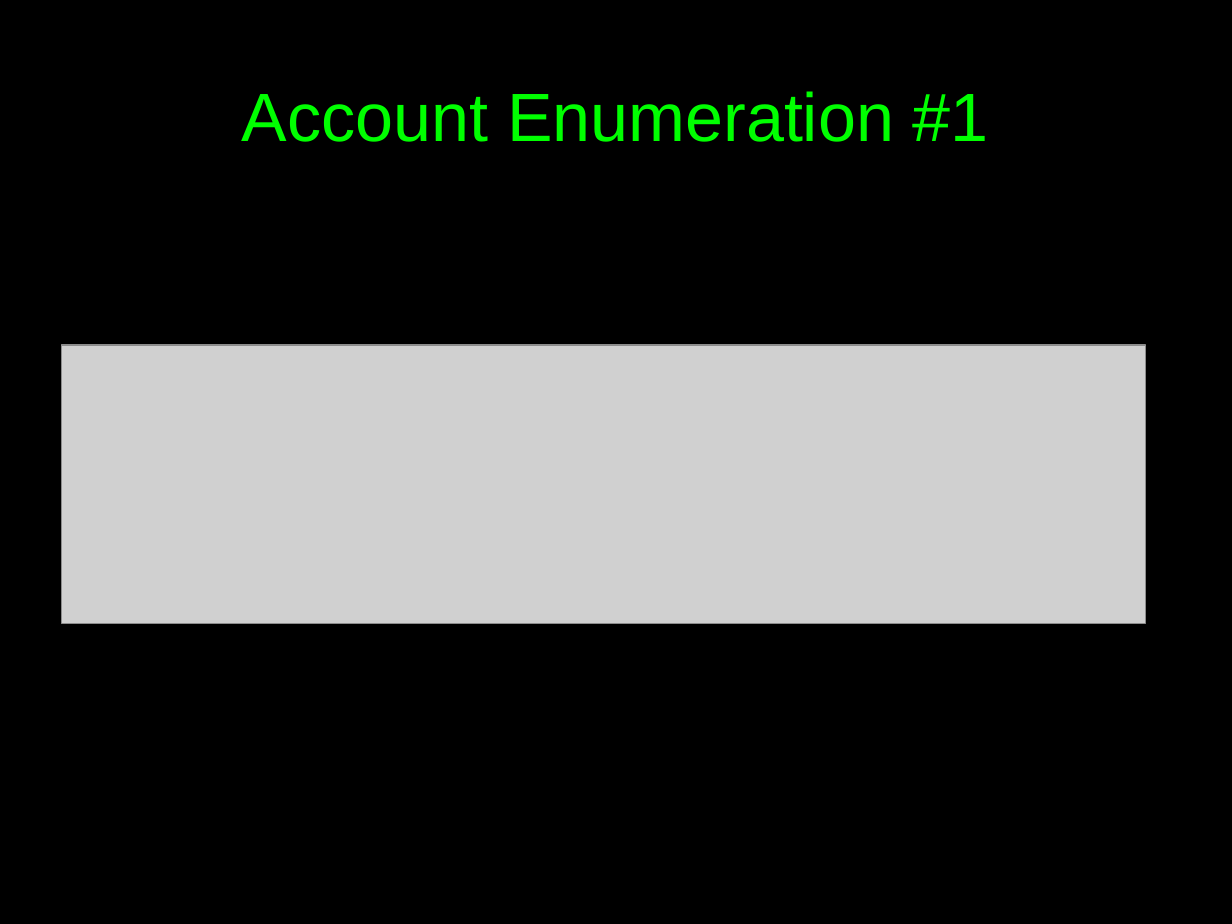
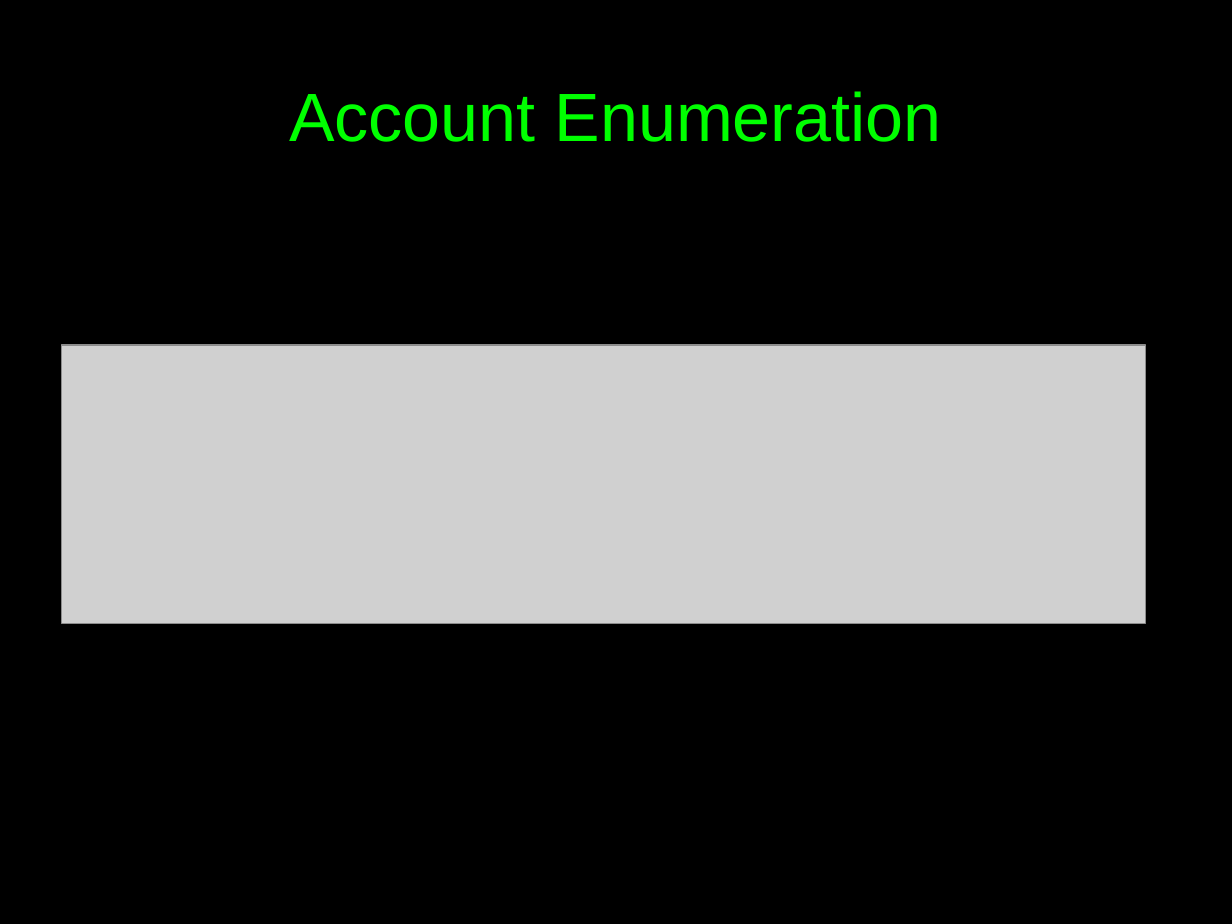
Before and after one commit to c00w/Crypto-Final-Project, a slide deck: slide 9 of Attack Presentation.odp (slide 2 before the commit). Drawn at 1232x924 pixels with LibreOffice and Linux fonts; fonts in the diff are those of the drawing; grey boxes stand for pictures. Boxes give left, top, right and bottom in pixels: in the first picture for what was removed or moved away, otherwise in the second. Text is boxed around its words. In the diff, an @@ line names an element or a change of style, - is before the commit and + after.

Commit message:
Some fixes and updated presentation

```diff
--- a/Attack Presentation.odp
+++ b/Attack Presentation.odp
@@ title at bbox=[289, 91, 942, 142]: text changed @@
-Account Enumeration #1
+Account Enumeration
```
Also in this commit, not shown: 7 slides added, 5 slides removed, 1 other file.
